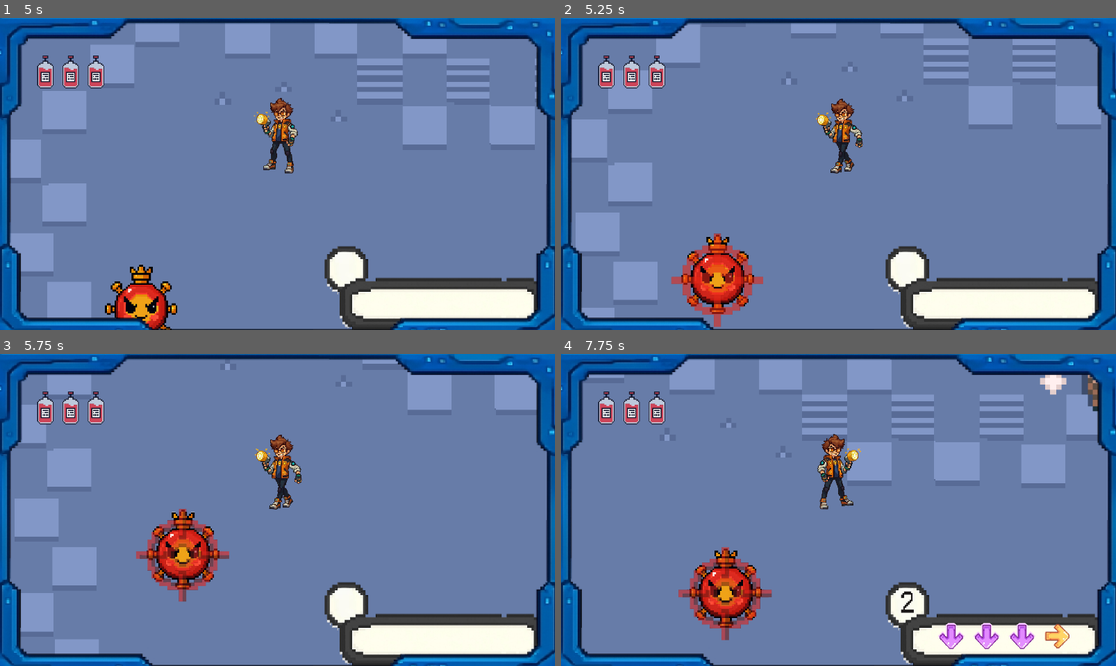
Above: before the commit, frames 1-4 (two rows, left to right).
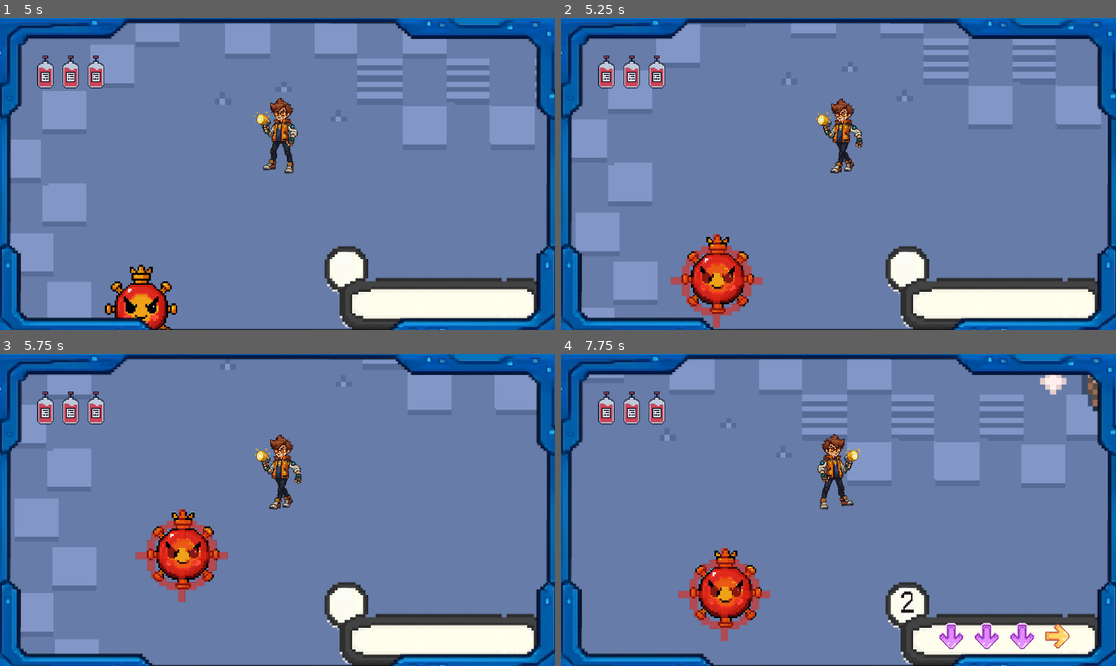
Above: after the commit, the same moments.

Repository: anandanovianshaf/Dr_Rijal
Game: Godot game, scene res://scenes/Game.tscn
Two runs of this game, one before a commit and one after it. Both use one fixed random seed, a clock stepped at 60 frames per second and the inputs below.
Inputs:
- Up to frame 1 (5 s): hold D (move_right) 0.53-1.28 s; hold S (move_down) 1.28-2.03 s; hold D (move_right) 2.03-2.78 s; hold W (move_up) 2.78-3.53 s; hold A (move_left) from 3.53 s (still down)
- Up to frame 2 (5.25 s): release A (move_left) at 5.03 s; hold S (move_down) from 5.03 s (still down)
- Up to frame 3 (5.75 s): keep holding S (move_down)
- Up to frame 4 (7.75 s): release S (move_down) at 5.78 s; hold D (move_right) 5.78-6.53 s; hold W (move_up) 6.53-7.28 s; hold D (move_right) from 7.28 s (still down)

Frame 1 is identical in both runs. In frame 2, 0.4% of the frame differs, in the area x 19-37%, y 69-100%; in frame 3, 1.0%; in frame 4, 1.1%, in the area x 21-39%, y 61-92%.

Commit message:
changes to lockon - fixed
fixing the logic of lock on, it now will auto lock closest enemy and never break

Diff:
--- a/scenes/Game.tscn
+++ b/scenes/Game.tscn
@@ -99,7 +99,7 @@
 offset_bottom = 157.0
 scale = Vector2(0.35, 0.35)
 
-[node name="TextureRect" type="TextureRect" parent="."]
+[node name="BackgroundMap" type="TextureRect" parent="."]
 z_index = -4096
 offset_left = -3133.0
 offset_top = -1755.0
--- a/scenes/LockOn.tscn
+++ b/scenes/LockOn.tscn
@@ -27,7 +27,9 @@
 }]
 
 [node name="LockOn" type="Node2D"]
-position = Vector2(0, -4)
+z_index = 4000
+position = Vector2(-100, -100)
+scale = Vector2(0.6, 0.6)
 script = ExtResource("1_hpubs")
 
 [node name="AnimatedSprite2D" type="AnimatedSprite2D" parent="."]
--- a/scripts/player.gd
+++ b/scripts/player.gd
@@ -47,9 +47,17 @@
 # ======================================================================
 
 func _ready():
+	# --- PERBAIKAN "RACE CONDITION" ---
+	# Tunggu 1 frame agar SEMUA node (termasuk 'get_parent()') 100% siap.
+	await get_tree().process_frame
+	# --- AKHIR PERBAIKAN ---
+
 	# Buat instance "LockOn" sekali saja
 	if lock_on_scene:
 		lock_on_instance = lock_on_scene.instantiate()
+		# Sekarang 'get_parent()' 100% aman untuk dipanggil
+		get_parent().add_child(lock_on_instance)
+		lock_on_instance.visible = false # Sembunyikan di awal
 
 	# Hubungkan semua sinyal timer & area
 	shoot_cooldown_timer.timeout.connect(_on_shoot_cooldown_timeout)
@@ -215,15 +223,21 @@
 	locked_target = closest_enemy
 
 func update_lock_on_visual():
+	# Pastikan instance-nya sudah ada
 	if not lock_on_instance: return
 
+	# --- INI ADALAH LOGIKA BARU YANG ANTI-GAGAL ---
 	if locked_target:
-		if lock_on_instance.get_parent() == null:
-			locked_target.add_child(lock_on_instance)
-			lock_on_instance.global_position = locked_target.global_position
+		# Jika ada target:
+		# 1. Tampilkan target merahnya
+		lock_on_instance.visible = true
+		# 2. Pindahkan posisinya agar SAMA DENGAN posisi target
+		lock_on_instance.global_position = locked_target.global_position
 	else:
-		if lock_on_instance.get_parent() != null:
-			lock_on_instance.get_parent().remove_child(lock_on_instance)
+		# Jika tidak ada target:
+		# 1. Sembunyikan target merahnya
+		lock_on_instance.visible = false
+	# --- AKHIR LOGIKA BARU ---
 
 # ======================================================================
 # FUNGSI LOGIKA UI (PANAH)
@@ -294,7 +308,7 @@
 
 	if health <= 0:
 		print("PLAYER MATI!")
-		get_tree().reload_current_scene()
+
 
 		# ======================================================================
 # FUNGSI LOGIKA COUNTDOWN (TIMER ANGKA)
